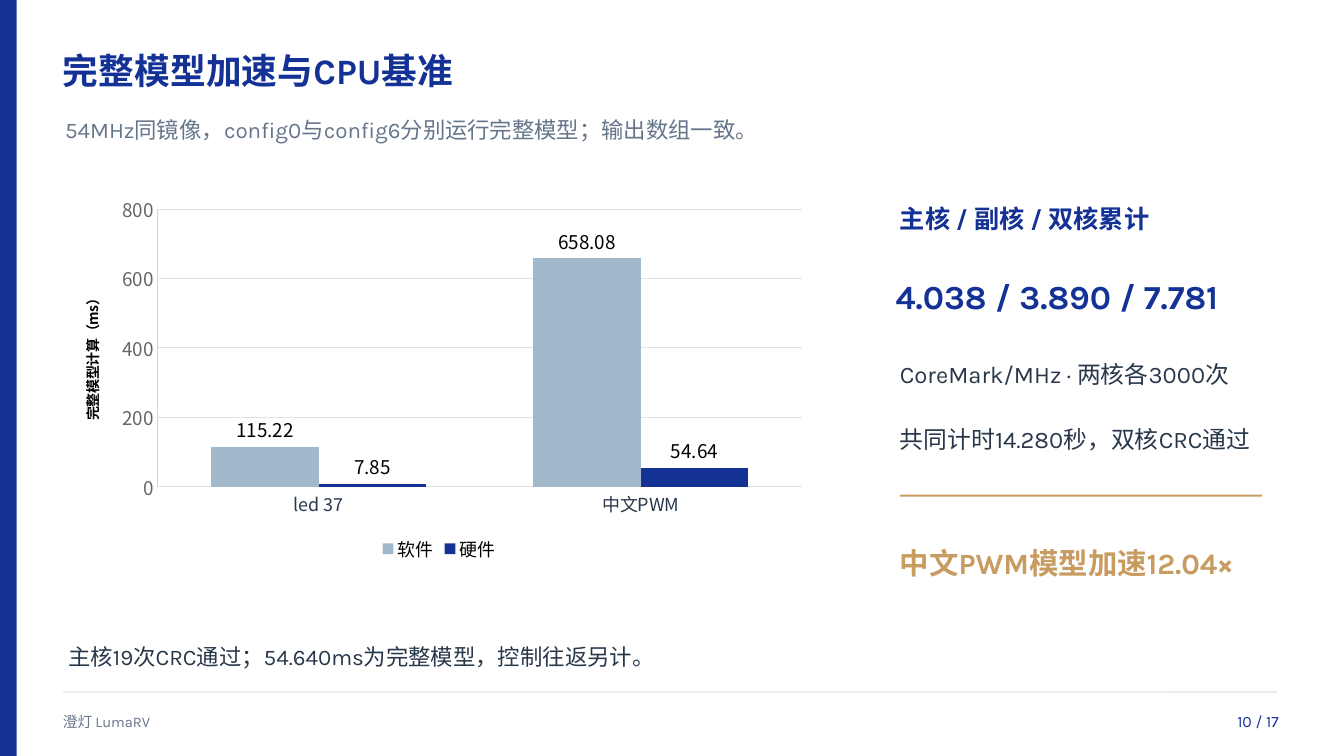
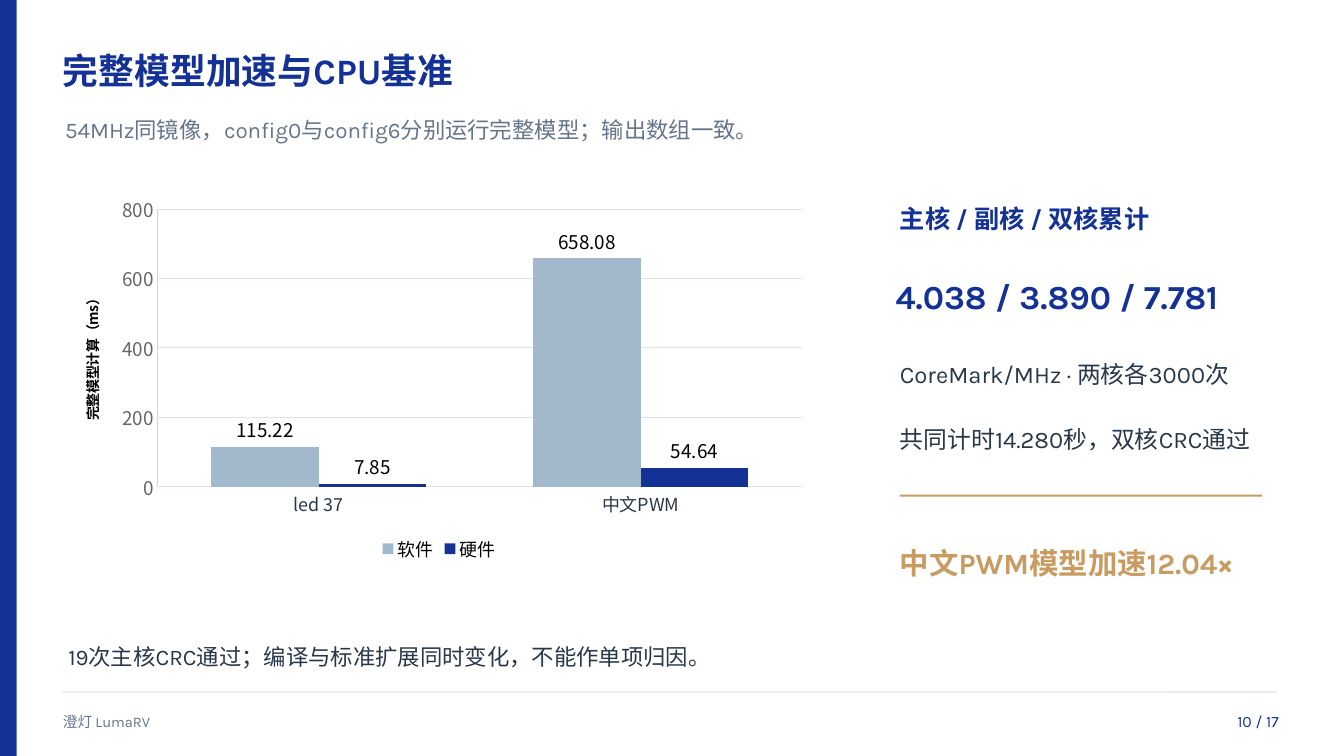
Before and after one commit to luffy1688/FPGA-RISC-CPU, a slide deck: slide 10 of docs/LumaRV_答辩演示.pptx. Drawn at 1344x756 pixels with LibreOffice and Linux fonts; fonts in the diff are those of the drawing. Boxes give left, top, right and bottom in pixels: in the first picture for what was removed or moved away, otherwise in the second. Text is boxed around its words. In the diff, an @@ line names an element or a change of style, - is before the commit and + after.

```diff
--- a/docs/LumaRV_答辩演示.pptx
+++ b/docs/LumaRV_答辩演示.pptx
@@ text at box(68, 646, 710, 669): text changed @@
-主核19次CRC通过；54.640ms为完整模型，控制往返另计。
+19次主核CRC通过；编译与标准扩展同时变化，不能作单项归因。
```
Also in this commit, not shown: 9 other slides changed, 24 other files.
